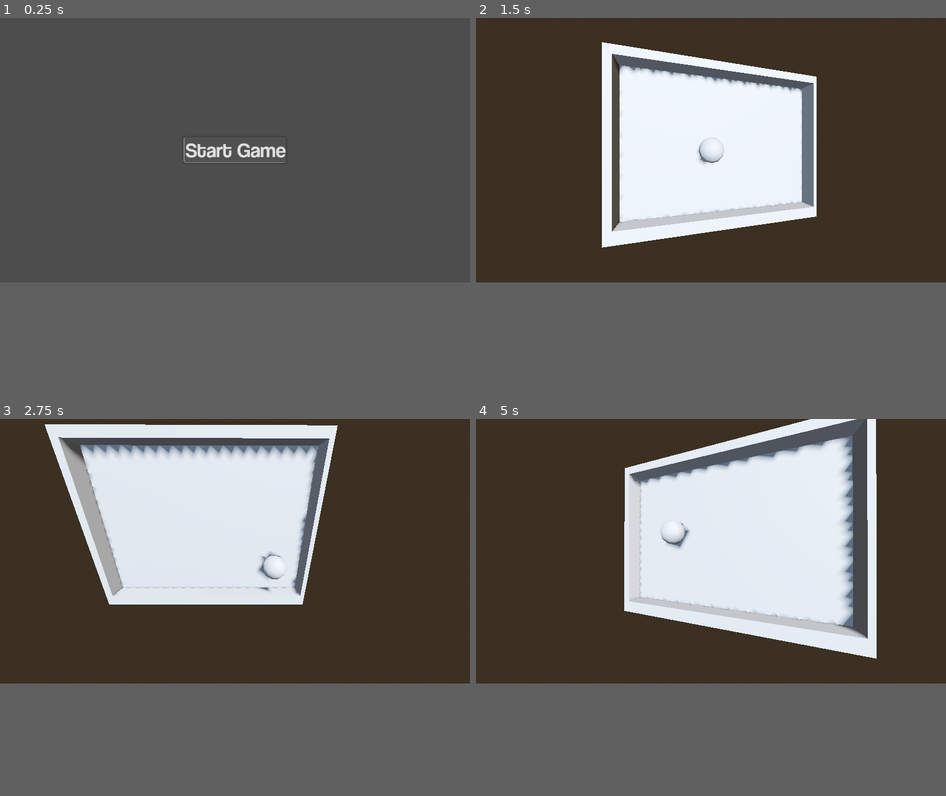
Above: before the commit, frames 1-4 (two rows, left to right).
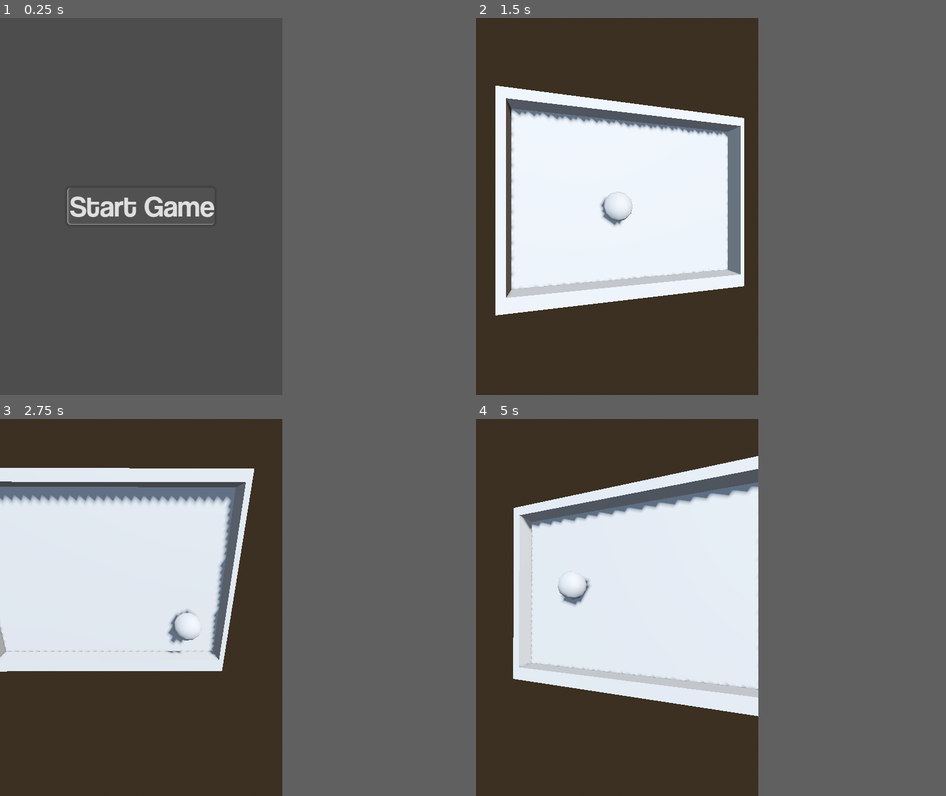
Above: after the commit, the same moments.

Repository: josephsmithberger/Xogot-Game-Jam
Game: Godot game, scene res://title screen/title_screen.tscn
The game is run twice, just before and just after one commit, with the same random seed, the same clock (stepped at 60 frames per second) and the same inputs.
Inputs:
- Up to frame 1 (0.25 s): no input
- Up to frame 2 (1.5 s): click "Start Game" at 0.5 s; tap Enter at 1.25 s; hold D (rotate_right) from 1.28 s (still down)
- Up to frame 3 (2.75 s): release D (rotate_right) at 2.03 s; hold S (rotate_down) from 2.03 s (still down)
- Up to frame 4 (5 s): release S (rotate_down) at 2.78 s; hold D (rotate_right) 2.78-3.53 s; hold W (rotate_up) 3.53-4.28 s; hold A (rotate_left) from 4.28 s (still down)
In our replay, the window is 799x449 before the commit and 480x640 after it. These sizes can differ from the game's own. Grey fills any space a smaller window leaves; there, only what the larger window draws over its background counts as a difference.

The runs differ from the first frame. In frame 1, 1.4% of the frame differs, in the area x 14-61%, y 31-55%; in frame 2, 31%; in frame 3, 31%; in frame 4, 37%, in the area x 7-86%, y 0-79%.

Commit message:
Window issue fix

Diff:
--- a/game/main/game_scene.tscn
+++ b/game/main/game_scene.tscn
@@ -76,7 +76,7 @@
 size = Vector3(3.28552, 0.468384, 2.28914)
 
 [node name="Camera3D" type="Camera3D" parent="."]
-transform = Transform3D(1, 0, 0, 0, -4.37114e-08, 1, 0, -1, -4.37114e-08, 0, 2, 0)
+transform = Transform3D(1, 0, 0, 0, -4.37114e-08, 1, 0, -1, -4.37114e-08, 0, 2.5, 0)
 fov = 85.0
 script = ExtResource("3_yw0sb")
 
--- a/project.godot
+++ b/project.godot
@@ -20,6 +20,12 @@
 [autoload]
 
 WebInputHelper="*res://WebInput.gd"
+
+[display]
+
+window/size/viewport_width=480
+window/size/viewport_height=640
+window/stretch/mode="canvas_items"
 
 [input]
 
